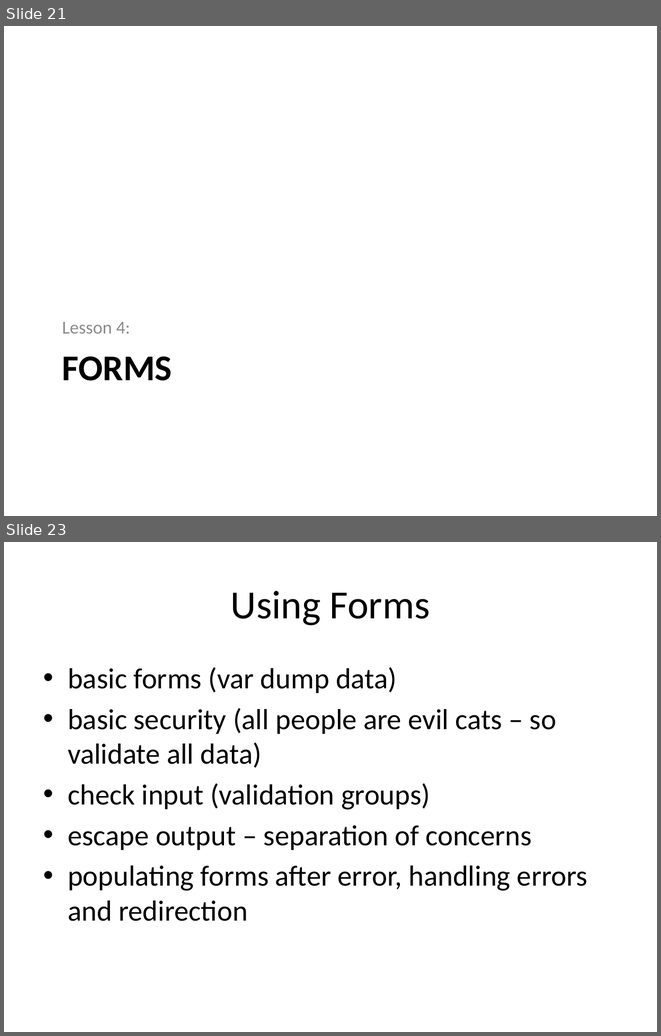
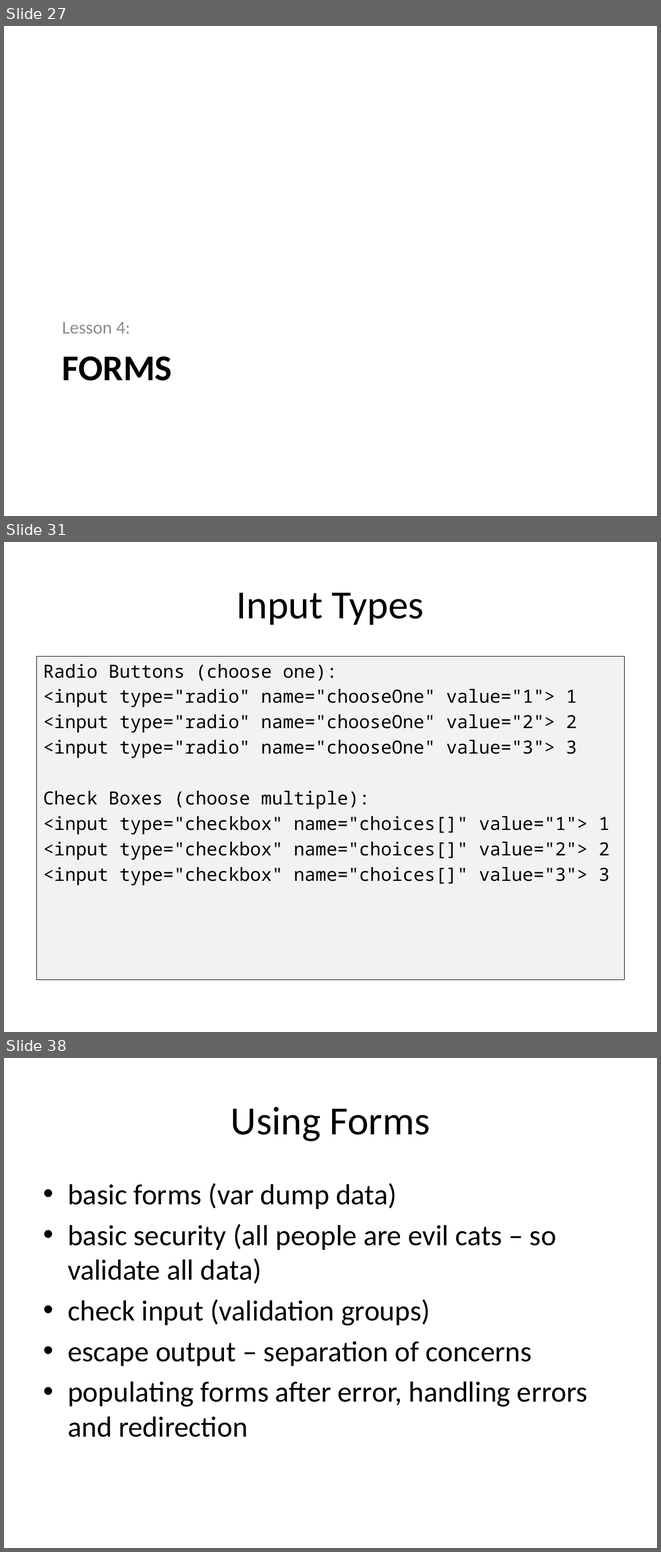
Before and after one commit to PHPEmbark/curriculum, a slide deck: course/2 - The Internet/The Internet.pptx. Shown one above the other, each under a label of ours: slides 21 and 23 before the commit, slides 27, 31 and 38 after it; the slides between them are not shown. The pictures are 661x1036 and 661x1552 pixels, drawn with LibreOffice and Linux fonts; fonts in the diff are those of the drawing. Boxes give left, top, right and bottom in pixels: in the first picture for what was removed or moved away, otherwise in the second. Text is boxed around its words. In the diff, an @@ line names an element or a change of style, - is before the commit and + after.

```diff
--- a/course/2 - The Internet/The Internet.pptx
+++ b/course/2 - The Internet/The Internet.pptx
@@ slide 31 added at (x1=4, y1=542, x2=657, y2=1032), background #FFFFFF @@
@@ title added at (x1=237, y1=592, x2=424, y2=625), 44 pt, text #000000 @@
+Input Types
@@ text added at (x1=37, y1=656, x2=624, y2=979), fill #F2F2F2, outline #000000 0.75 pt, 20 pt, text #000000 @@
+Radio Buttons (choose one):
+<input type="radio" name="chooseOne" value="1"> 1
+<input type="radio" name="chooseOne" value="2"> 2
+<input type="radio" name="chooseOne" value="3"> 3
+Check Boxes (choose multiple):
+<input type="checkbox" name="choices[]" value="1"> 1
+<input type="checkbox" name="choices[]" value="2"> 2
+<input type="checkbox" name="choices[]" value="3"> 3
@@ what was slide 21 is now slide 27 @@
@@ what was slide 23 is now slide 38 @@
```
Also in this commit, not shown: 4 slides changed, 14 other slides added.
